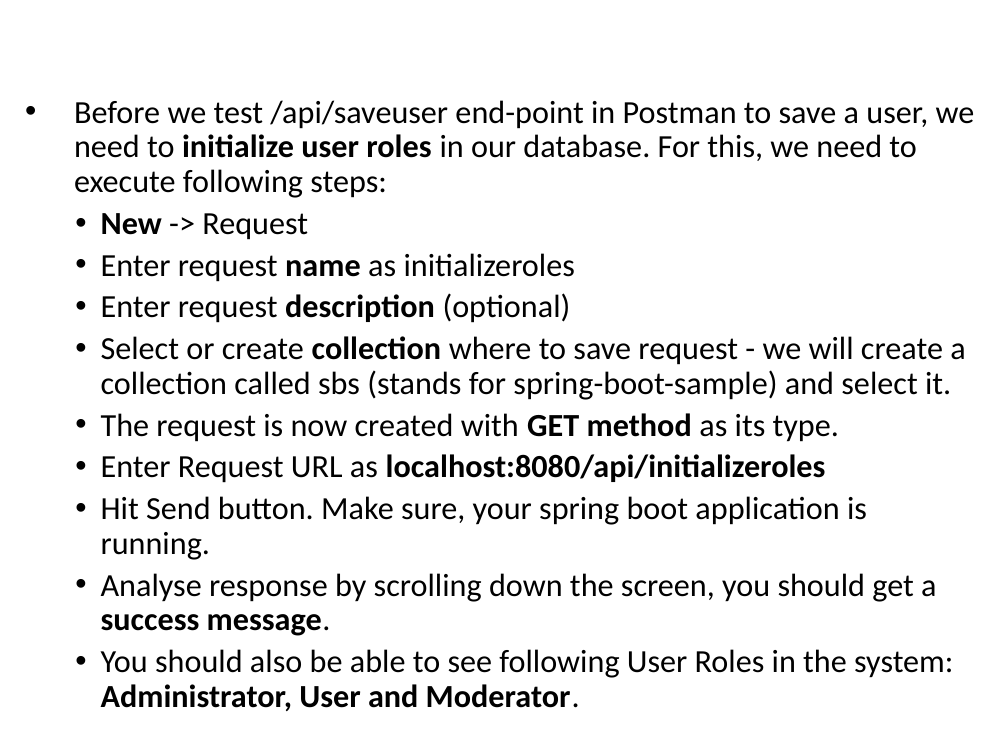
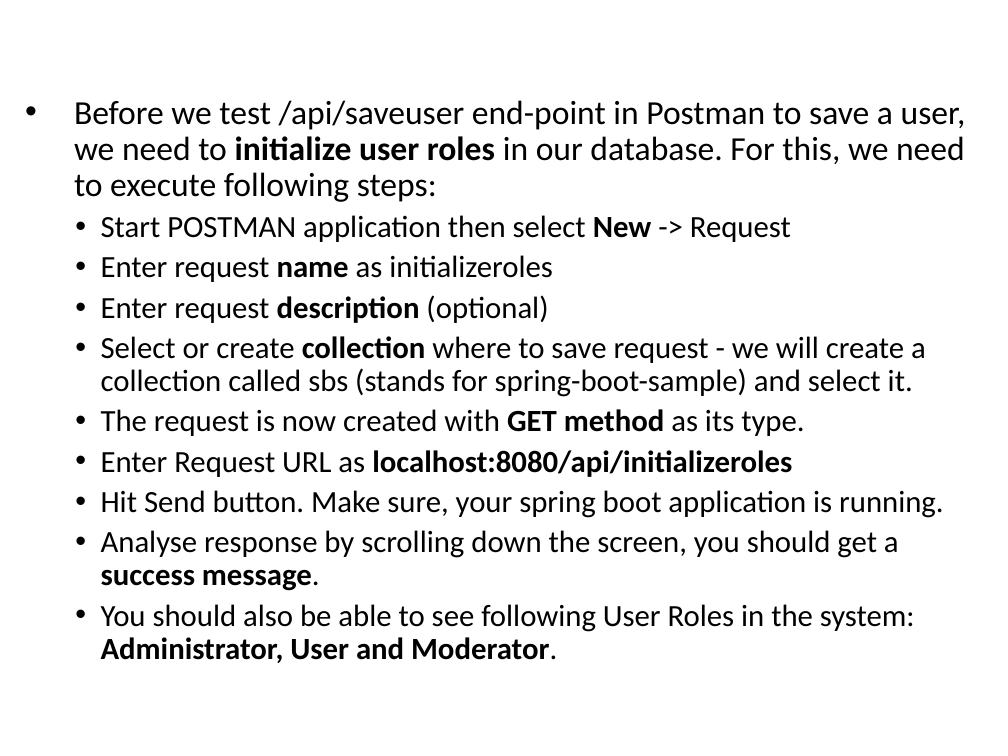
Before and after one commit to vishalrangras/spring-boot-sample, a slide deck: slide 88 of Developing with Spring Boot.pptx (slide 85 before the commit). Drawn at 1008x756 pixels with LibreOffice and Linux fonts; fonts in the diff are those of the drawing; background and template pictures are left out. Boxes give left, top, right and bottom in pixels: in the first picture for what was removed or moved away, otherwise in the second. Text is boxed around its words. In the diff, an @@ line names an element or a change of style, - is before the commit and + after.

```diff
--- a/Developing with Spring Boot.pptx
+++ b/Developing with Spring Boot.pptx
@@ text at (74, 100, 966, 663): size 23 to 24 pt in "Before we test /api/saveuser end-point in Postman ..."; size 23 to 22 pt in "Enter request name as initializeroles", "Enter request description (optional)", "Select or create collection where to save ...", "The request is now created with GET ..." and 4 more places @@
@@ text at (101, 215, 791, 242): text changed; size 23 to 22 pt @@
-  • New -> Request
+  • Start POSTMAN application then select New -> Request
```
Also in this commit, not shown: 15 other slides changed, 8 slides added.
